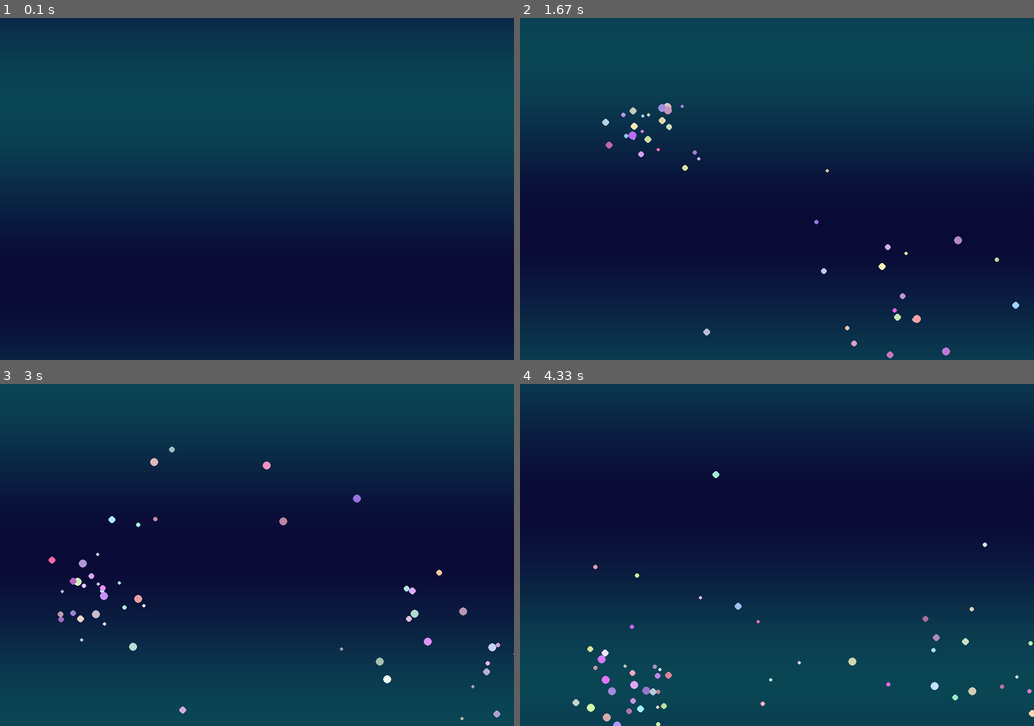
Above: before the commit, frames 1-4 (two rows, left to right).
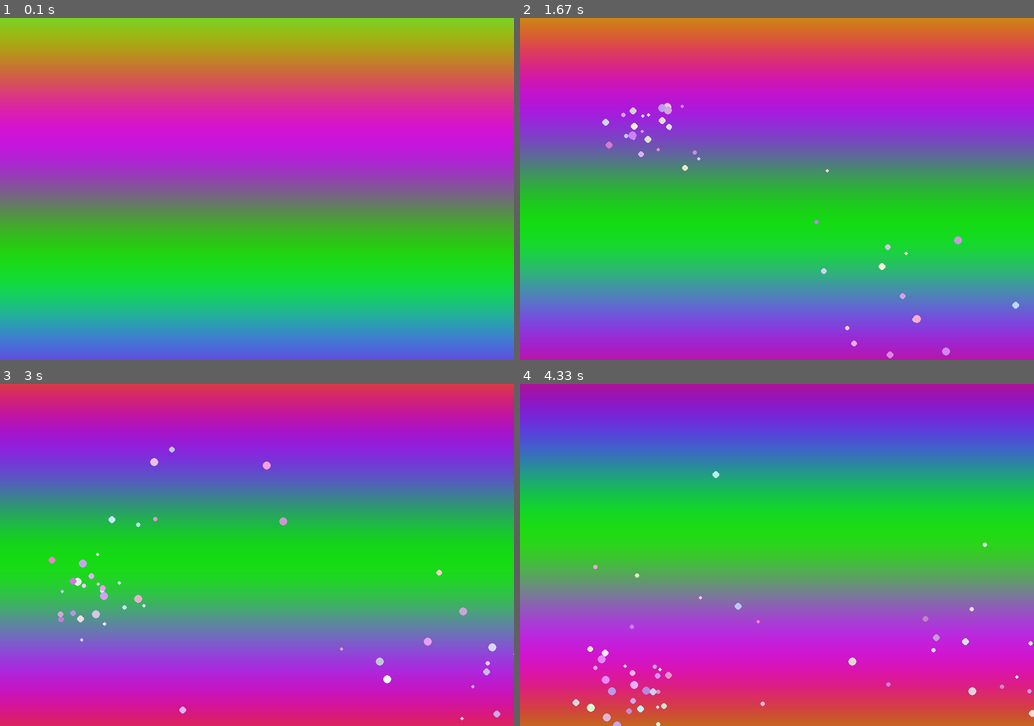
Above: after the commit, the same moments.

Repository: 20260200-htw/my-first-game
Game: pygame game, started from my-first-game.py
Same seed, same stepped clock (60 frames per second), same inputs: the game is played once before the commit and once after it.
Inputs (mouse positions are in pixels of both pictures, inside the frame that each line leads up to):
- Up to frame 1 (0.1 s): no input
- Up to frame 2 (1.67 s): click (777, 189) at 0.38 s; click (828, 264) at 0.72 s; click (967, 308) at 1.05 s; click (653, 120) at 1.38 s
- Up to frame 3 (3 s): click (257, 596) at 1.72 s; click (185, 483) at 2.05 s; click (436, 643) at 2.38 s; click (87, 589) at 2.72 s
- Up to frame 4 (4.33 s): click (627, 490) at 3.05 s; click (653, 616) at 3.38 s; click (962, 633) at 3.72 s; click (622, 681) at 4.05 s

The runs differ from the first frame. In frame 1, 100% of the frame differs, in the area x 0-100%, y 0-100%; in frame 2, 100%; in frame 3, 100%; in frame 4, 100%.

Commit message:
3rd commit

Diff:
--- a/my-first-game.py
+++ b/my-first-game.py
@@ -23,13 +23,13 @@
         self.vx = math.cos(angle) * speed
         self.vy = math.sin(angle) * speed
 
-        self.life = random.randint(40, 80)
+        self.life = random.randint(30, 80)
         self.size = random.randint(3, 7)
 
         self.color = (
-            random.randint(150,255),
-            random.randint(100,255),
-            random.randint(150,255)
+            random.randint(180,255),
+            random.randint(120,255),
+            random.randint(200,255)
         )
 
     def update(self):
@@ -54,8 +54,13 @@
 
 def draw_background(surface, t):
     for y in range(HEIGHT):
-        c = int(40 + 30 * math.sin(y * 0.01 + t))
-        color = (10, c, 50 + c//2)
+
+        r = int(120 + 100 * math.sin(y * 0.01 + t))
+        g = int(120 + 100 * math.sin(y * 0.013 + t + 2))
+        b = int(120 + 100 * math.sin(y * 0.017 + t + 4))
+
+        color = (r, g, b)
+
         pygame.draw.line(surface, color, (0, y), (WIDTH, y))
 
 
Not shown, added: .gitignore
